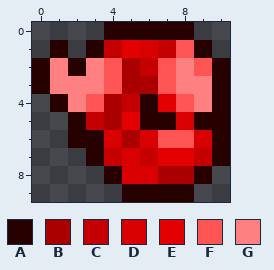
Pixel-art sprite: Items/PostML/ImmediateOres/VanadiumHeaume.png. Above: the version before the commit.
The file is 22x20 pixels, drawn in blocks of 2x2; one block is one cell here.
Palette (. is transparent): A #270000  B #ab0000  C #c50000  D #d80000  E #e30000  F #ff5454  G #ff8080
New version:
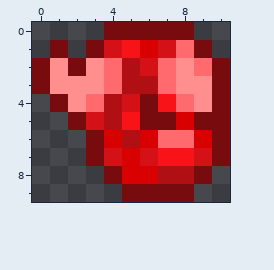
The edit:
Colour A changes from #270000 to #780b0d.
Colour B changes from #ab0000 to #b01014.
Colour C changes from #c50000 to #d31116.
Colour E changes from #e30000 to #f71318.
Colour F changes from #ff5454 to #fe6a6e.
Colour G changes from #ff8080 to #ff8f8f.
The author cleared colour A in row 6 at x 2.
Boxes around the changes in both pictures, in picture pixels (x1, y1, x2, y2):
changed: (32, 22, 230, 202)
